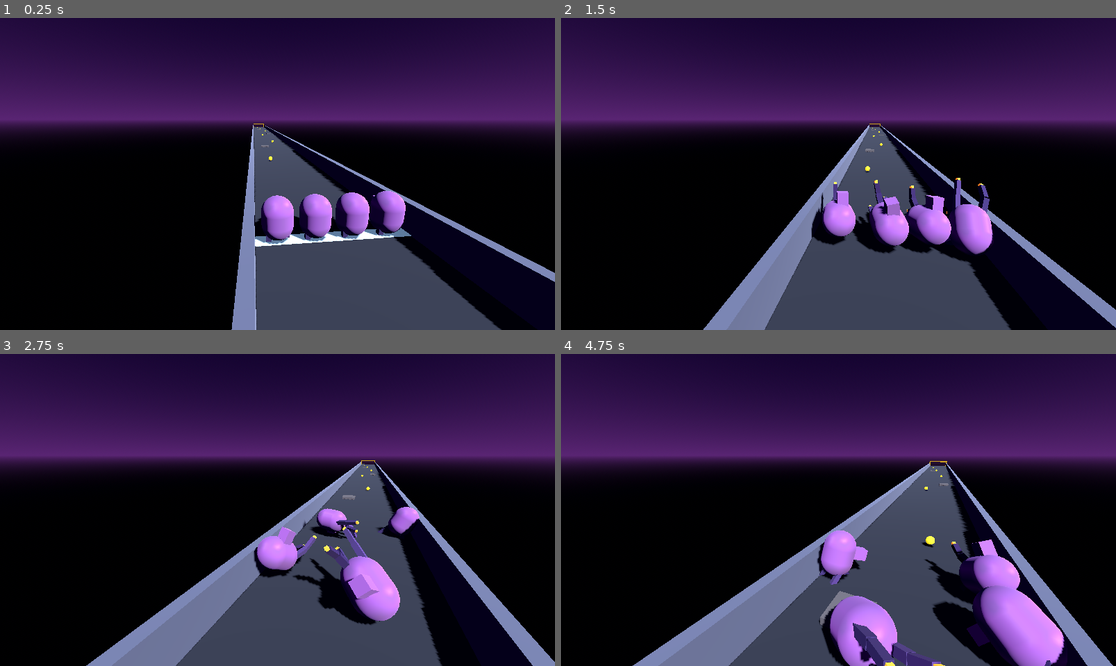
Above: before the commit, frames 1-4 (two rows, left to right).
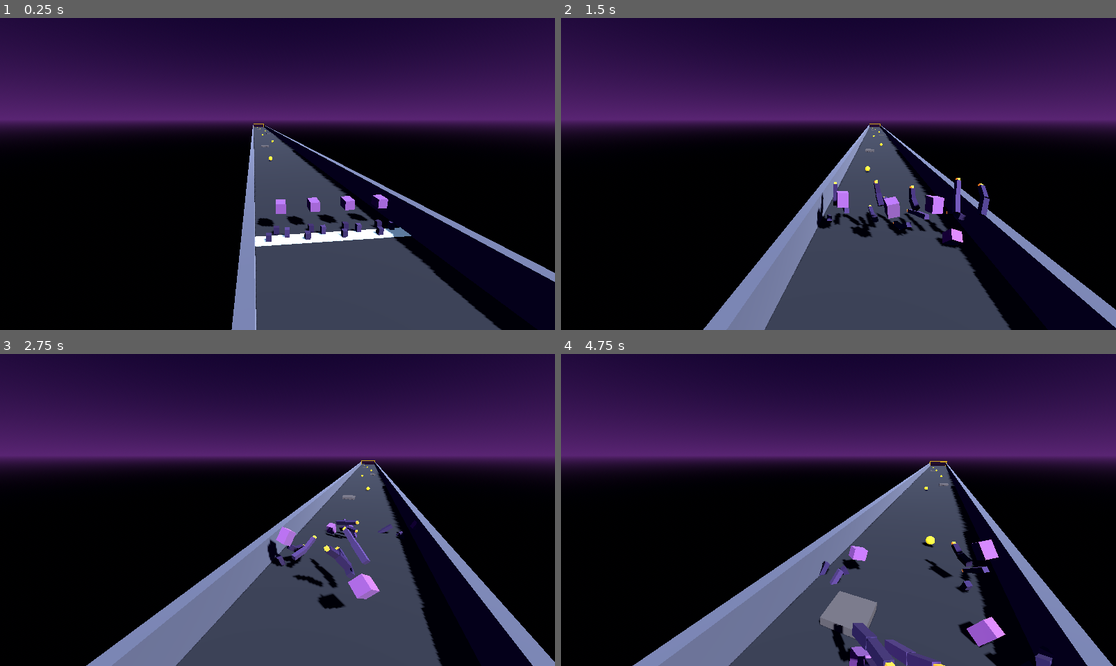
Above: after the commit, the same moments.

Repository: emilyvsemily/SpacePonies
Game: Godot game, scene res://scenes/Main.tscn
Same seed, same stepped clock (60 frames per second), same inputs: the game is played once before the commit and once after it. This scene is started directly instead of the project's main scene.
Inputs:
- Up to frame 1 (0.25 s): no input
- Up to frame 2 (1.5 s): hold D (move_right) 0.53-1.28 s; tap E (ability) at 0.6, 1.35 s; tap Space (jump) at 0.77 s; hold S (move_back) from 1.28 s (still down)
- Up to frame 3 (2.75 s): tap Space (jump) at 1.52 s; release S (move_back) at 2.03 s; hold D (move_right) from 2.03 s (still down); tap E (ability) at 2.1 s
- Up to frame 4 (4.75 s): release D (move_right) at 2.78 s; hold W (move_forward) 2.78-3.53 s; tap E (ability) at 2.85, 3.6, 4.35 s; tap Space (jump) at 3.02, 3.77, 4.52 s; hold A (move_left) from 3.53 s (still down)

The runs differ from the first frame. In frame 1, 3.0% of the frame differs, in the area x 45-74%, y 55-73%; in frame 2, 3.8%; in frame 3, 3.3%; in frame 4, 7.8%, in the area x 46-91%, y 56-100%.

Commit message:
Remove the placeholder capsule body mesh from the pony rig
The pill-shaped capsule was just gray-box filler and now mostly
blocks the view of the leg rig it's sitting on top of. Removing the
visual mesh only — the CharacterBody3D's capsule CollisionShape3D
(actual physics) is untouched, and the snout stays as a small
front-facing marker.

Co-Authored-By: Claude Sonnet 5 <noreply@anthropic.com>

Diff:
--- a/scenes/pony/Pony.tscn
+++ b/scenes/pony/Pony.tscn
@@ -1,12 +1,8 @@
-[gd_scene load_steps=16 format=3 uid="uid://c0pony0000001"]
+[gd_scene load_steps=15 format=3 uid="uid://c0pony0000001"]
 
 [ext_resource type="Script" path="res://scripts/pony_controller.gd" id="1_pony"]
 
 [sub_resource type="CapsuleShape3D" id="CapsuleShape3D_body"]
-radius = 1.0
-height = 2.8
-
-[sub_resource type="CapsuleMesh" id="CapsuleMesh_body"]
 radius = 1.0
 height = 2.8
 
@@ -59,10 +55,6 @@
 shape = SubResource("CapsuleShape3D_body")
 
 [node name="Visual" type="Node3D" parent="."]
-
-[node name="Body" type="MeshInstance3D" parent="Visual"]
-mesh = SubResource("CapsuleMesh_body")
-surface_material_override/0 = SubResource("StandardMaterial3D_body")
 
 [node name="Snout" type="MeshInstance3D" parent="Visual"]
 transform = Transform3D(1, 0, 0, 0, 1, 0, 0, 0, 1, 0.22, 0.22, -1.21)
